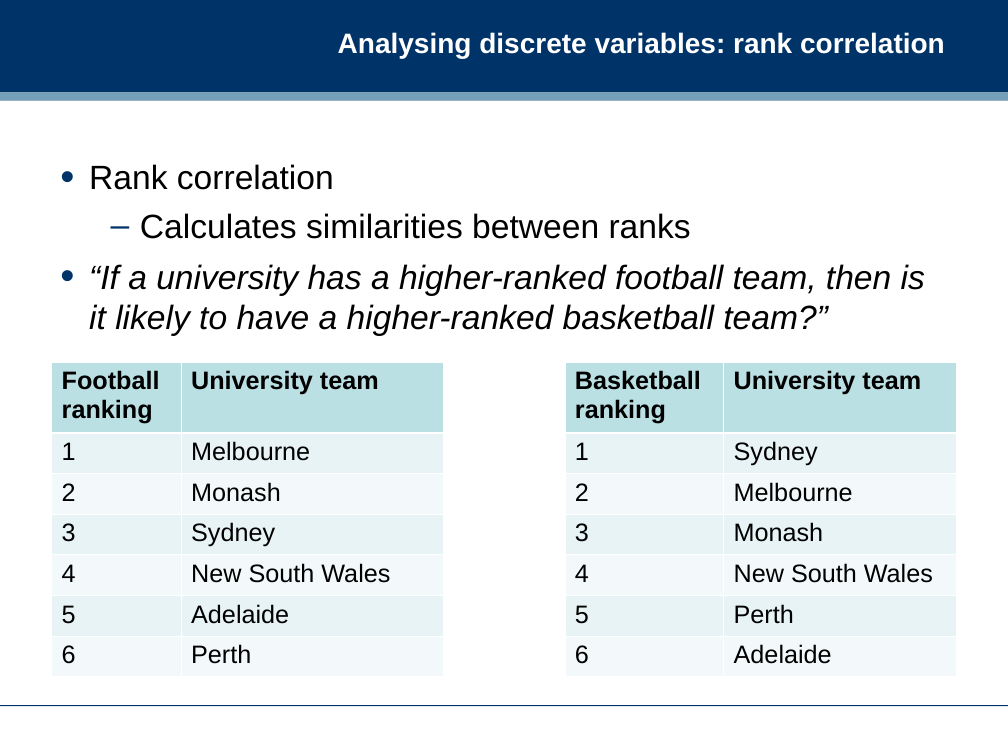
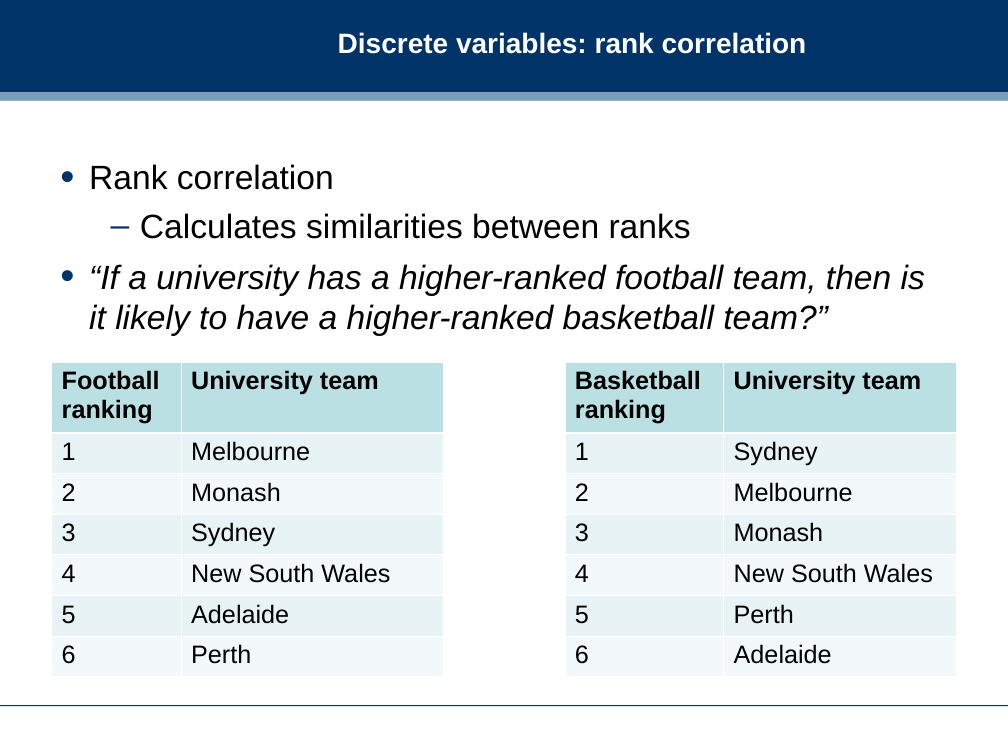
Before and after one commit to dreamind/ix, a slide deck: slide 21 of lectures/making-sense-data/bivariate-analysis.ppt (slide 20 before the commit). Drawn at 1008x756 pixels with LibreOffice and Linux fonts; fonts in the diff are those of the drawing; background and template pictures are left out. Boxes give left, top, right and bottom in pixels: in the first picture for what was removed or moved away, otherwise in the second. Text is boxed around its words. In the diff, an @@ line names an element or a change of style, - is before the commit and + after.

```diff
--- a/lectures/making-sense-data/bivariate-analysis.ppt
+++ b/lectures/making-sense-data/bivariate-analysis.ppt
@@ title at [338, 32, 807, 54]: text changed @@
-Analysing discrete variables: rank correlation
+Discrete variables: rank correlation
```
Also in this commit, not shown: 8 other slides changed, 4 slides added, 3 slides removed.
